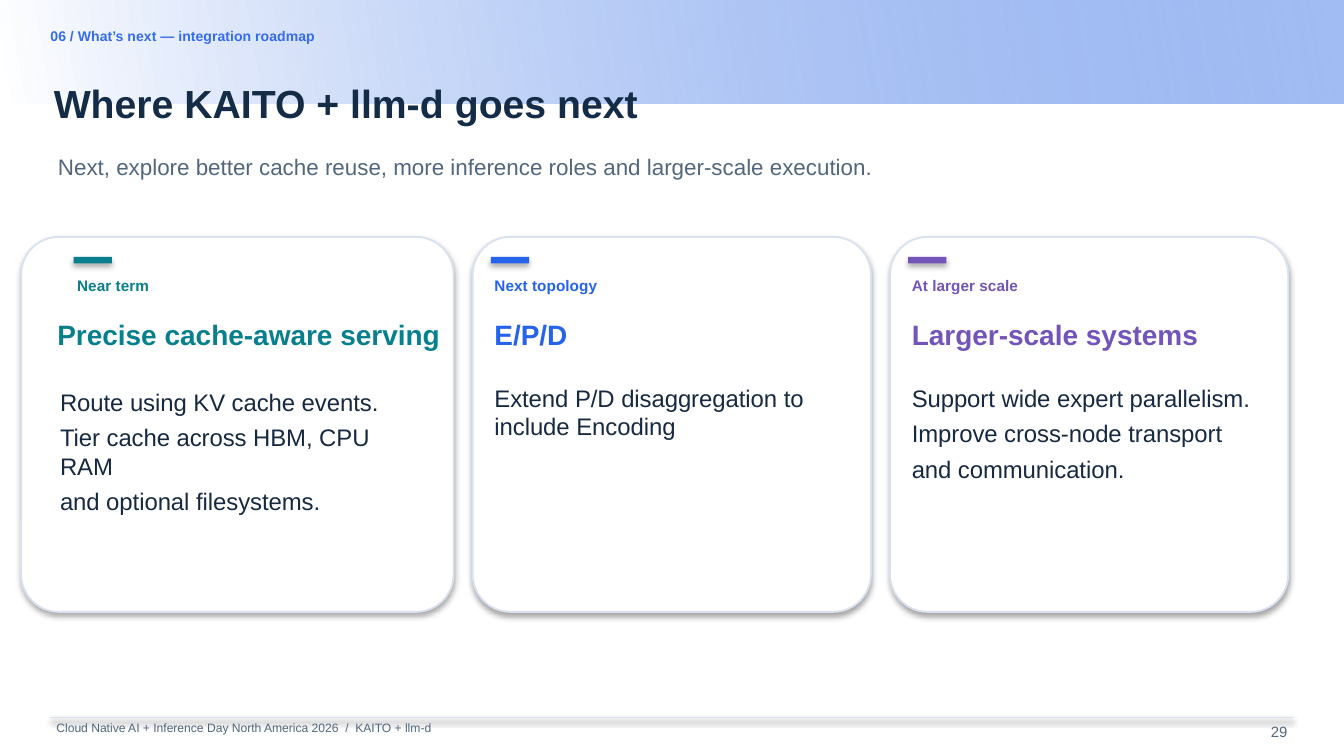
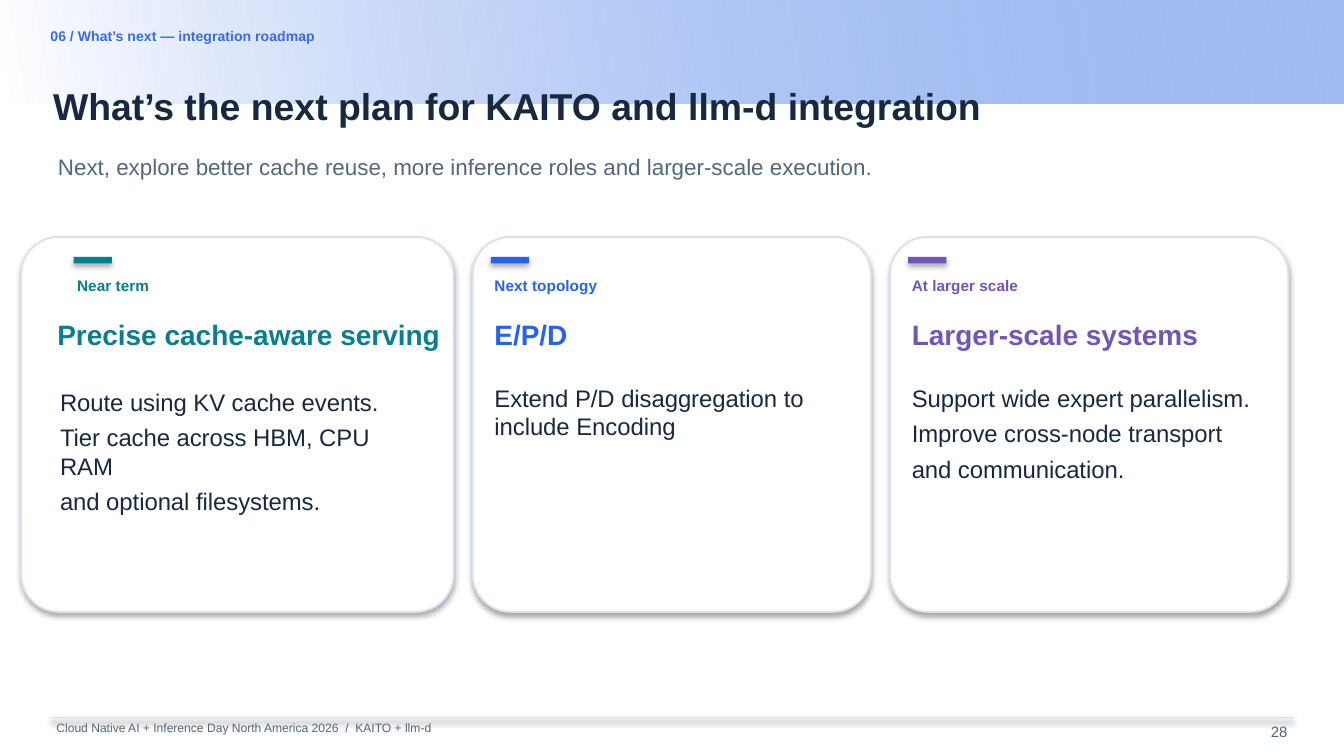
Before and after one commit to andyzhangx/demo, a slide deck: slide 28 of llm/pd-disaggregation/kubecon-na-2026-pd-disaggregation-kaito-llmd.pptx (slide 29 before the commit). Drawn at 1344x756 pixels with LibreOffice and Linux fonts; fonts in the diff are those of the drawing; background and template pictures are left out. Boxes give left, top, right and bottom in pixels: in the first picture for what was removed or moved away, otherwise in the second. Text is boxed around its words. In the diff, an @@ line names an element or a change of style, - is before the commit and + after.

```diff
--- a/llm/pd-disaggregation/kubecon-na-2026-pd-disaggregation-kaito-llmd.pptx
+++ b/llm/pd-disaggregation/kubecon-na-2026-pd-disaggregation-kaito-llmd.pptx
@@ text at (x1=53, y1=93, x2=981, y2=127): text changed; size 21 to 20 pt; text colour #142C46 to #172941 @@
-Where KAITO + llm-d goes next
+What’s the next plan for KAITO and llm-d integration
```
Also in this commit, not shown: 7 other slides changed.
